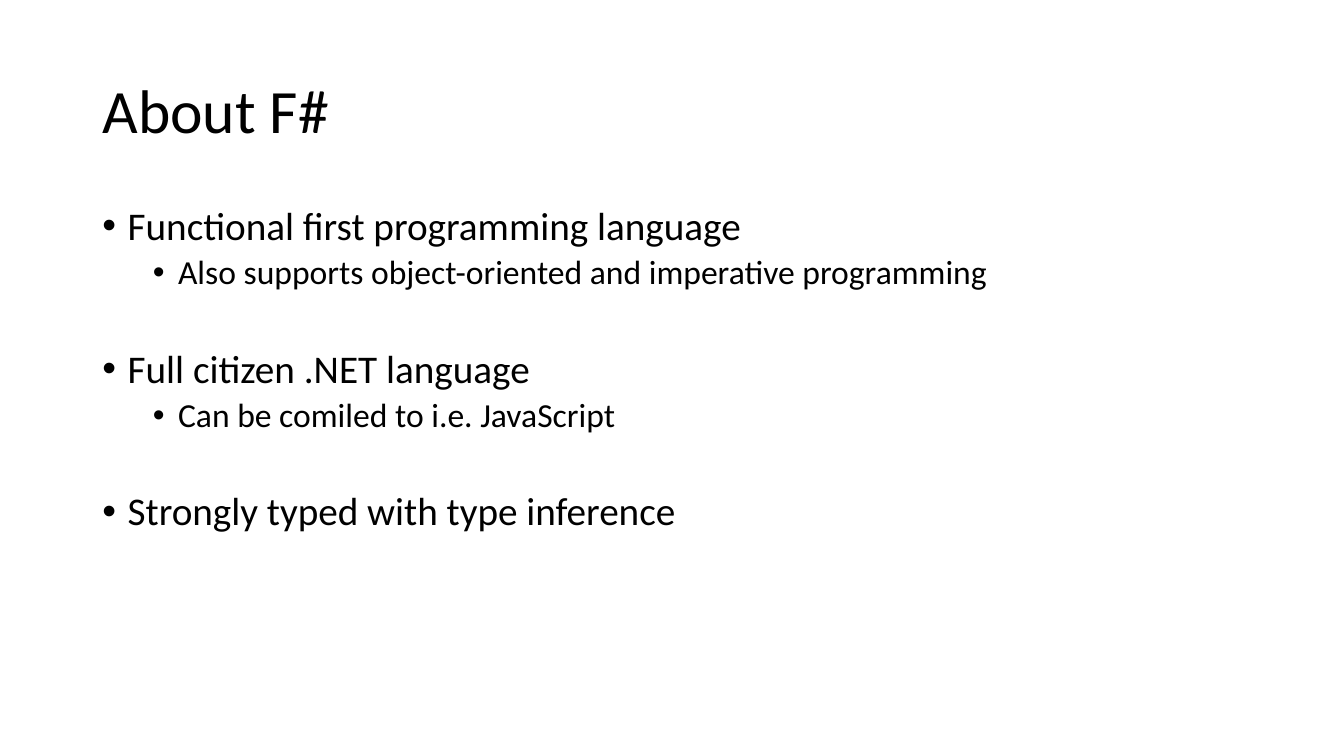
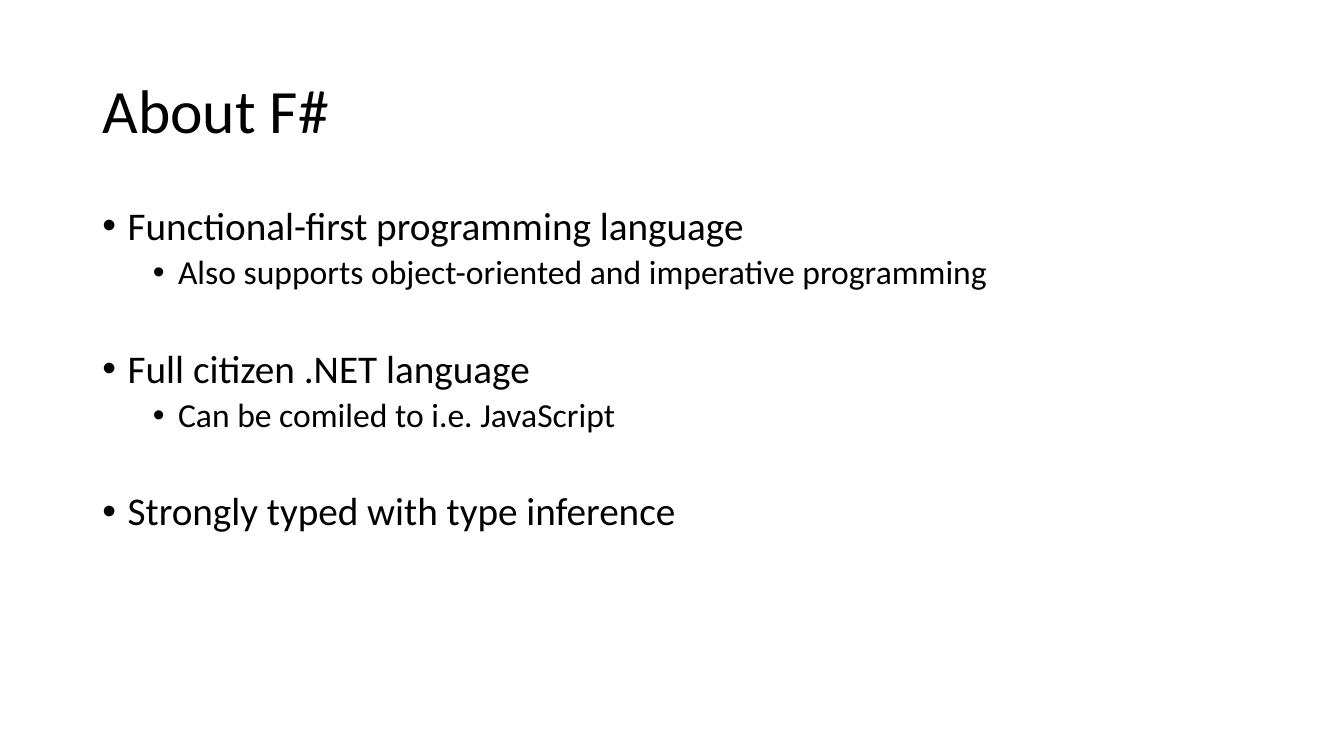
Before and after one commit to FoggyFinder/FSharpDemo, a slide deck: slide 2 of docs/FSharp.pptx. Drawn at 1344x756 pixels with LibreOffice and Linux fonts; fonts in the diff are those of the drawing. Boxes give left, top, right and bottom in pixels: in the first picture for what was removed or moved away, otherwise in the second. Text is boxed around its words. In the diff, an @@ line names an element or a change of style, - is before the commit and + after.

Commit message:
Fixed typo in presentation

```diff
--- a/docs/FSharp.pptx
+++ b/docs/FSharp.pptx
@@ text at [128,212,744,247]: text changed @@
-• Functional first programming language
+• Functional-first programming language
```
Also in this commit, not shown: 2 other files.
